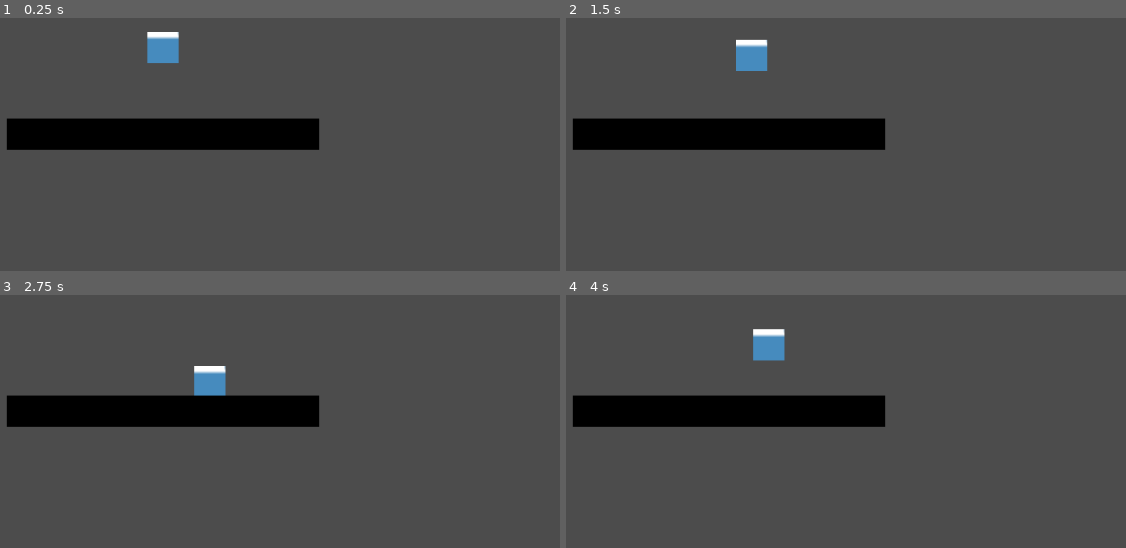
Above: before the commit, frames 1-4 (two rows, left to right).
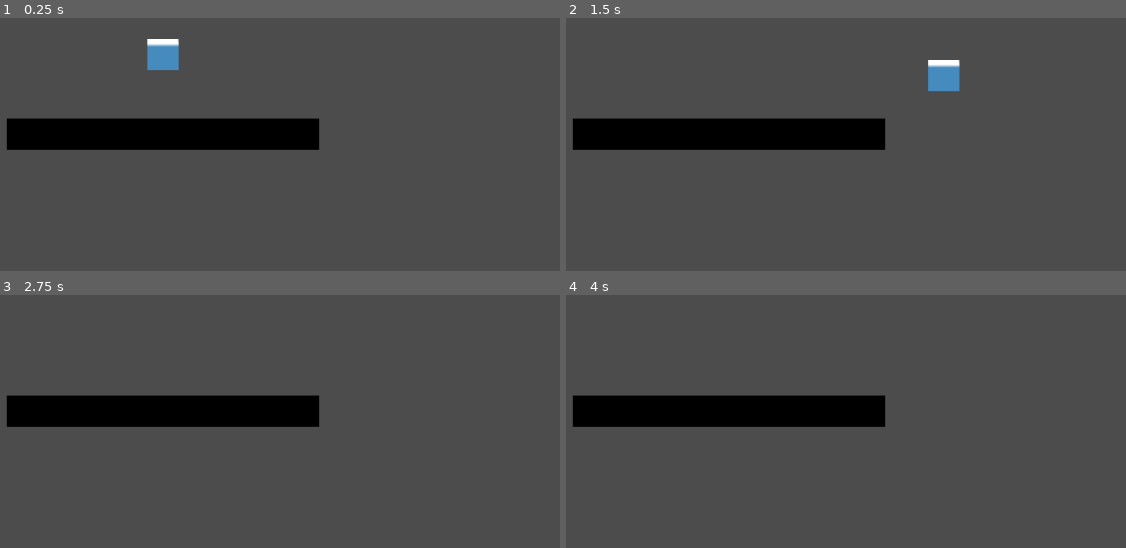
Above: after the commit, the same moments.

Repository: mdrgon1/GWJ-22-Spinzo
Game: Godot game, scene res://Main.tscn
The game is run twice, just before and just after one commit, with the same random seed, the same clock (stepped at 60 frames per second) and the same inputs. The engine's default icon, where the game draws it, is replaced by a stand-in: a white triangle on a blue panel in a dark square.
Inputs:
- Up to frame 1 (0.25 s): no input
- Up to frame 2 (1.5 s): hold Right (move_right) from 0.53 s (still down); tap W (jump) at 0.77 s
- Up to frame 3 (2.75 s): tap W (jump) at 1.52 s; release Right (move_right) at 2.03 s; hold A (move_left) from 2.03 s (still down)
- Up to frame 4 (4 s): release A (move_left) at 2.78 s; hold Right (move_right) from 2.78 s (still down); tap W (jump) at 3.02, 3.77 s

The runs differ from the first frame. In frame 1, 0.5% of the frame differs, in the area x 26-32%, y 5-21%; in frame 2, 1.4%, in the area x 30-71%, y 8-29%; in frame 3, 0.7%; in frame 4, 0.7%.

Commit message:
cleaned up current movement
fine tuned values to be more playable. set movement.velocity to output of move_and_slide, reset y velocity at the start of jump

Diff:
--- a/Project/Player/Movement/Falling.gd
+++ b/Project/Player/Movement/Falling.gd
@@ -2,7 +2,7 @@
 
 func enter(_args):
 	print("falling")
-	root_state.vel_lerp = 0.2
+	root_state.vel_lerp = 0.06
 
 func run(delta : float):
 	root_state.target_velocity.x = root_state.get_input_vector().x * root_state.HOR_SPEED #normal movement
--- a/Project/Player/Movement/Jumping.gd
+++ b/Project/Player/Movement/Jumping.gd
@@ -1,12 +1,13 @@
 extends State
 
-const GRAVITY_MULTIPLIER = 0.5
-const JUMP_FORCE = 50
+const GRAVITY_MULTIPLIER = 0.4
+const JUMP_FORCE = 60
 
 func enter(_args):
 	print("jumping")
-	root_state.move_directly(Vector2(0, -JUMP_FORCE))
-	root_state.vel_lerp = 0.3
+	root_state.velocity.y = -JUMP_FORCE
+	root_state.target_velocity.y = -JUMP_FORCE
+	root_state.vel_lerp = 0.08
 
 func run(delta):
 	root_state.target_velocity.x = root_state.get_input_vector().x * root_state.HOR_SPEED #normal movement
@@ -17,6 +18,6 @@
 
 	if(owner.is_on_floor()):
 		return "Running"
-
+	print(root_state.velocity)
 	if(root_state.velocity.y > 0 || !Input.is_action_pressed("jump")):
 		return "Falling"
--- a/Project/Player/Movement/Movement.gd
+++ b/Project/Player/Movement/Movement.gd
@@ -1,8 +1,8 @@
 extends State
 
-const GRAVITY = 80
-const MAX_FALL_SPEED = 50
-const HOR_SPEED = 60 # characters horizontal movement speed
+const GRAVITY = 150
+const MAX_FALL_SPEED = 80
+const HOR_SPEED = 80 # characters horizontal movement speed
 
 var velocity = Vector2(0, 0)
 var target_velocity = Vector2(0, 0)
@@ -12,7 +12,7 @@
 	set_root_state(self)	# set root state of entire machine to self
 
 func run(delta : float):
-	velocity += (target_velocity - velocity) * vel_lerp * delta	# lerp velocity to the target velocity
+	velocity += (target_velocity - velocity) * vel_lerp * delta * 60	# lerp velocity to the target velocity
 
 # update velocity and target velocity to byass slerping
 func move_directly(vec : Vector2):
--- a/Project/Player/Movement/Running.gd
+++ b/Project/Player/Movement/Running.gd
@@ -1,7 +1,7 @@
 extends State
 
 func enter(_args):
-	root_state.vel_lerp = 1
+	root_state.vel_lerp = 0.2
 	print("running")
 
 func run(delta):
--- a/Project/Player/Player.gd
+++ b/Project/Player/Player.gd
@@ -10,4 +10,4 @@
 func _physics_process(delta):
 
 	movement.update(delta);
-	move_and_slide(movement.velocity, UP)
+	movement.velocity = move_and_slide(movement.velocity, UP)
